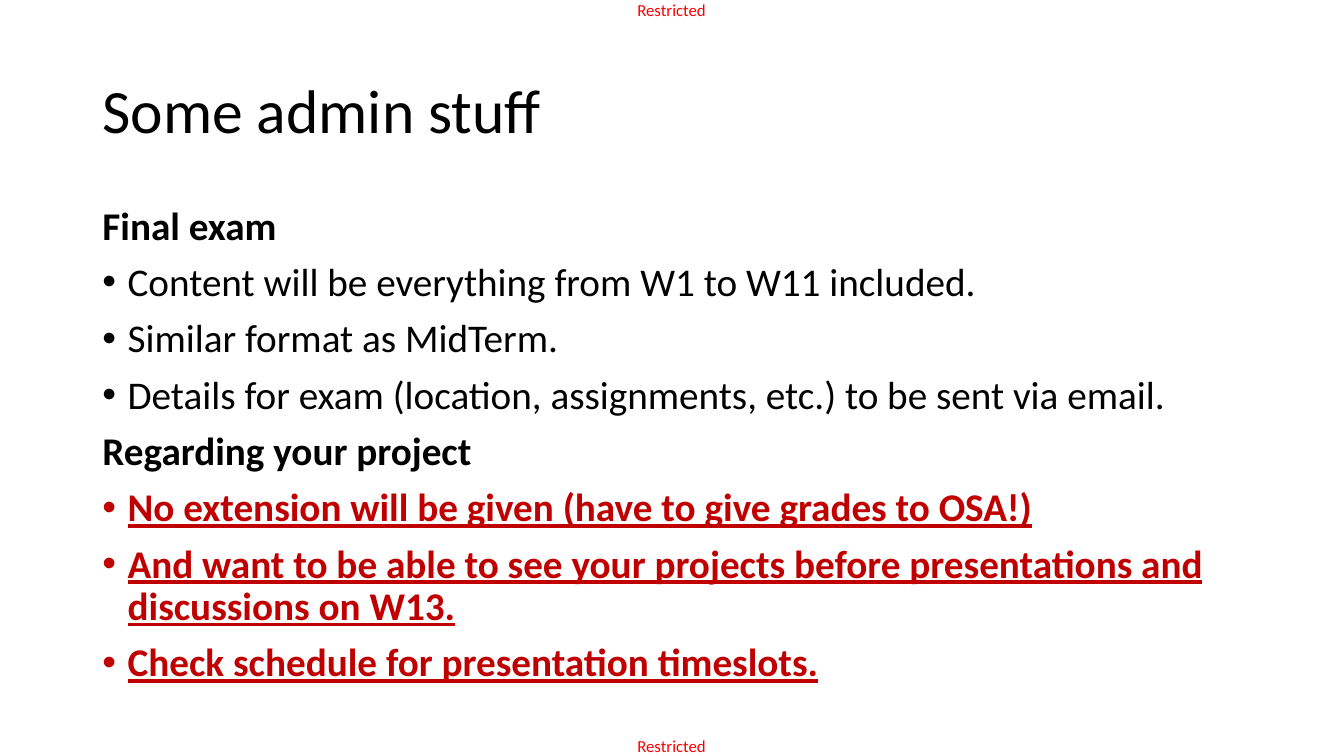
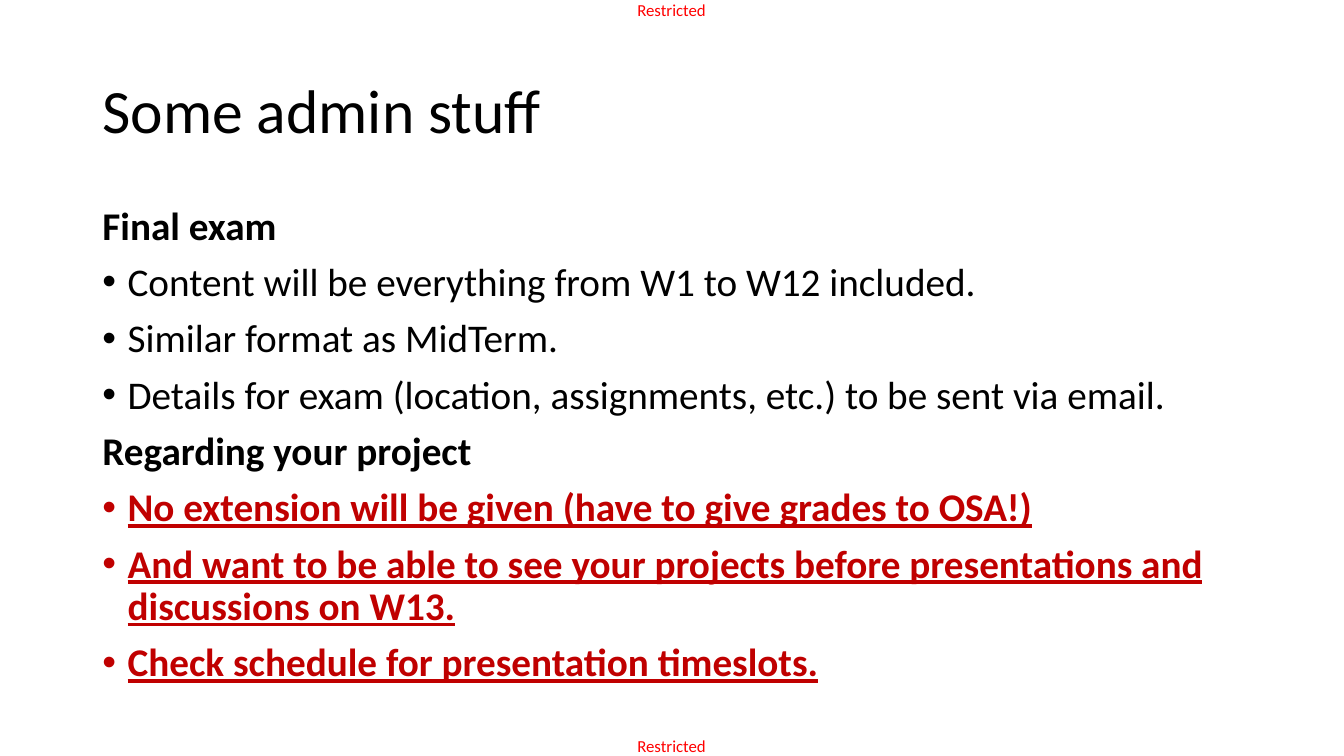
Before and after one commit to matthieudemari/SUTD_DL_50_039, a slide deck: slide 2 of W12/3. W12S3 final/W12S3.pptx. Drawn at 1344x756 pixels with LibreOffice and Linux fonts; fonts in the diff are those of the drawing. Boxes give left, top, right and bottom in pixels: in the first picture for what was removed or moved away, otherwise in the second. Text is boxed around its words. In the diff, an @@ line names an element or a change of style, - is before the commit and + after.

```diff
--- a/W12/3. W12S3 final/W12S3.pptx
+++ b/W12/3. W12S3 final/W12S3.pptx
@@ text at [128,268,975,303]: text changed @@
-• Content will be everything from W1 to W11 included.
+• Content will be everything from W1 to W12 included.
```
Also in this commit, not shown: 12 other slides changed, 3 slides added, 6 other files.
